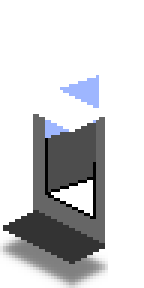
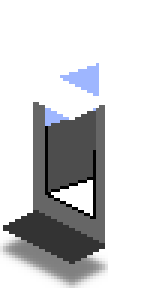
Layer changes from the first (144, 288) image to the second:
painted on "Roof" over [33, 66, 105, 132]
renamed "Frame copy" to "Frame", painted on it over [45, 126, 96, 162]
painted on "Side" over [33, 66, 105, 162]
renamed "Glass copy" to "Glass", painted on it over [45, 63, 99, 138]
painted on "Frame #2" over [96, 108, 99, 120]
painted on "Door" over [48, 111, 96, 138]
